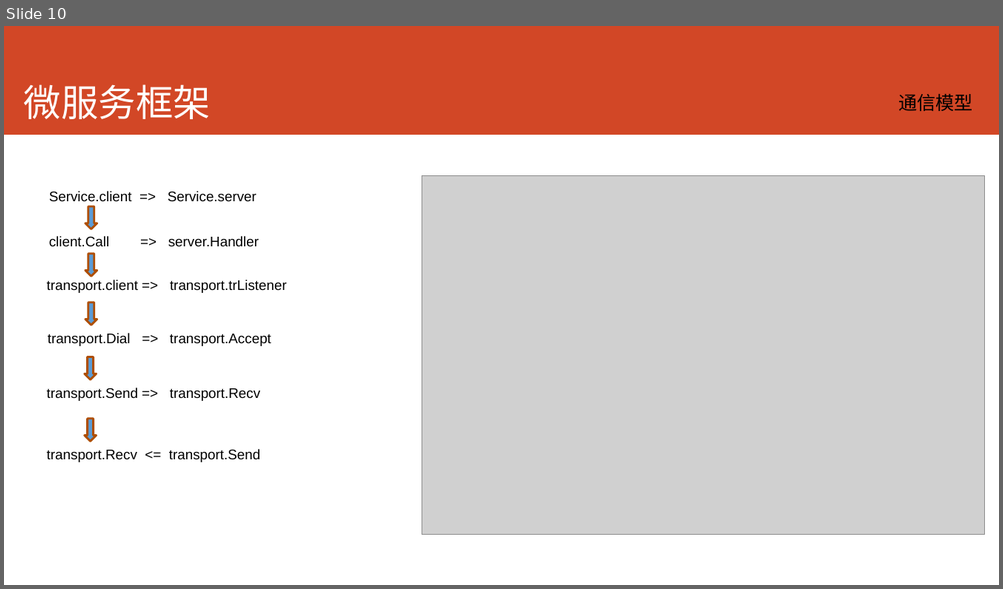
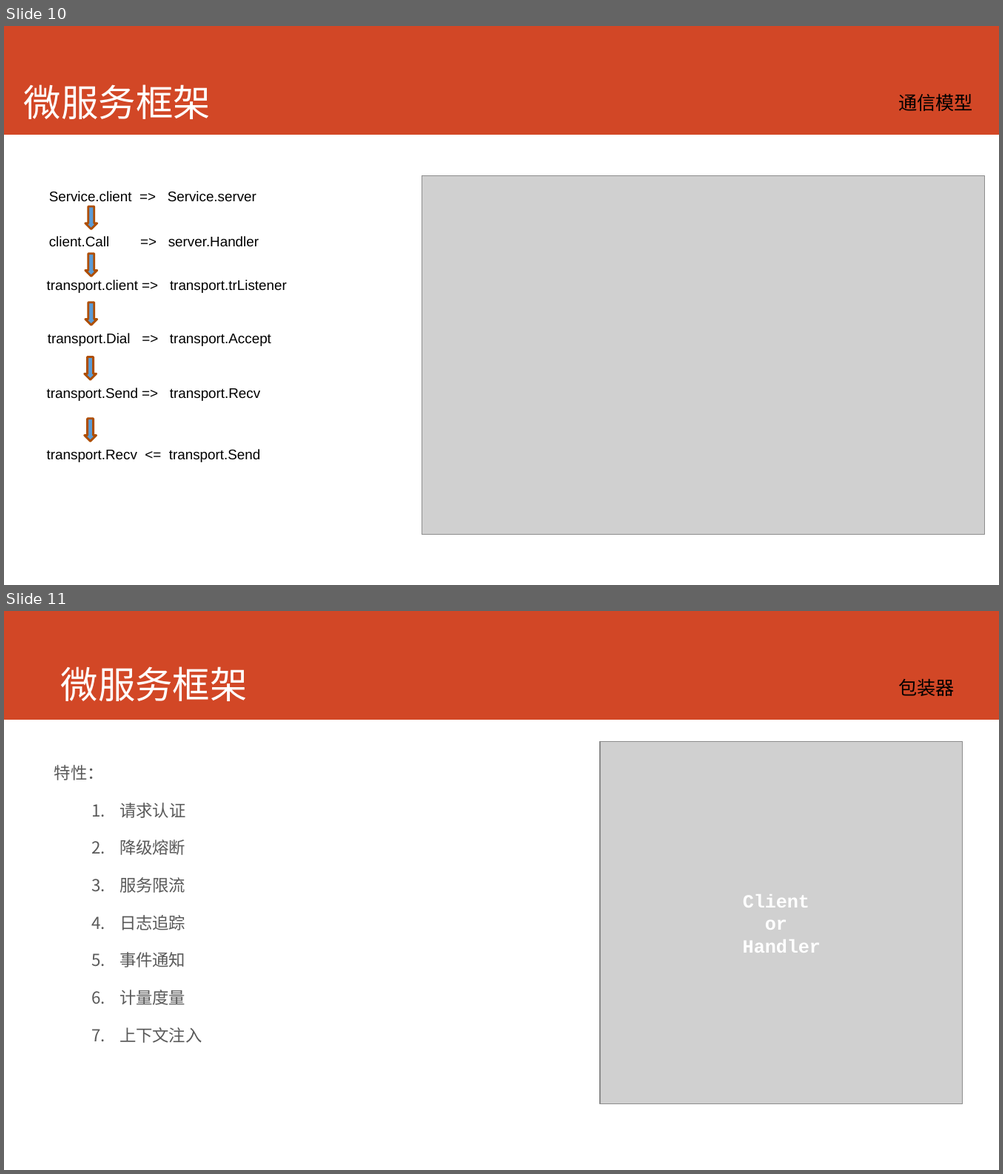
Before and after one commit to printfcoder/printfcoder, a slide deck: job/me/个人介绍.pptx. Shown one above the other, each under a label of ours: slide 10 before the commit, slides 10 and 11 after it. The pictures are 1003x589 and 1003x1174 pixels, drawn with LibreOffice and Linux fonts; fonts in the diff are those of the drawing; grey boxes stand for pictures. Boxes give left, top, right and bottom in pixels: in the first picture for what was removed or moved away, otherwise in the second. Text is boxed around its words. In the diff, an @@ line names an element or a change of style, - is before the commit and + after.

```diff
--- a/job/me/个人介绍.pptx
+++ b/job/me/个人介绍.pptx
@@ slide 11 added at bbox=[4, 611, 999, 1170], background #FFFFFF; not listed: 1 template element that a slide beside it also shows @@
@@ title added at bbox=[61, 667, 247, 701], 36 pt, text #FFFFFF @@
+微服务框架
@@ text added at bbox=[898, 679, 954, 696], 18 pt, text #000000 @@
+包装器
@@ picture added at bbox=[600, 741, 963, 1104] @@
@@ text added at bbox=[54, 765, 202, 1043], 16 pt, text #595959 @@
+特性：
+  1. 请求认证
+  2. 降级熔断
+  3. 服务限流
+  4. 日志追踪
+  5. 事件通知
+  6. 计量度量
+  7. 上下文注入
@@ text added at bbox=[743, 894, 820, 953], 18 pt, text #FFFFFF, bold @@
+Client or Handler
```
Also in this commit, not shown: 3 slides changed, 1 other file.
